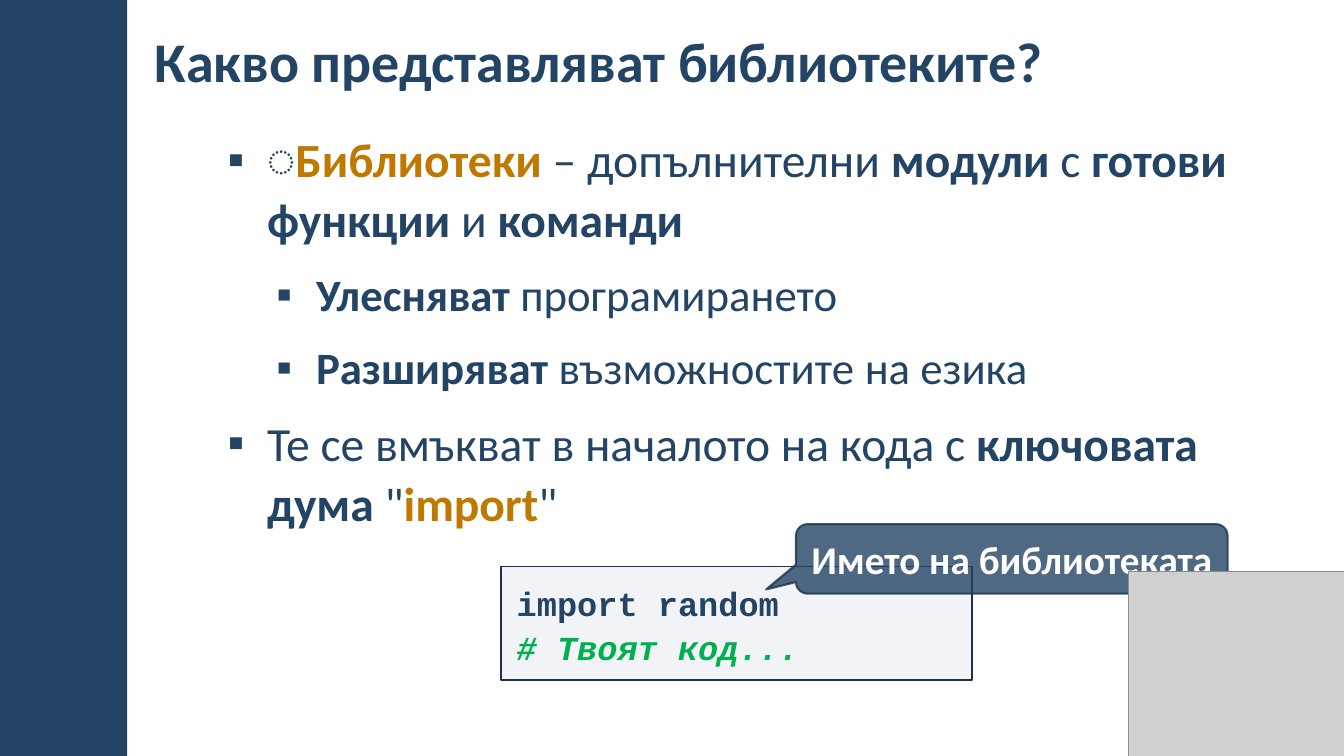
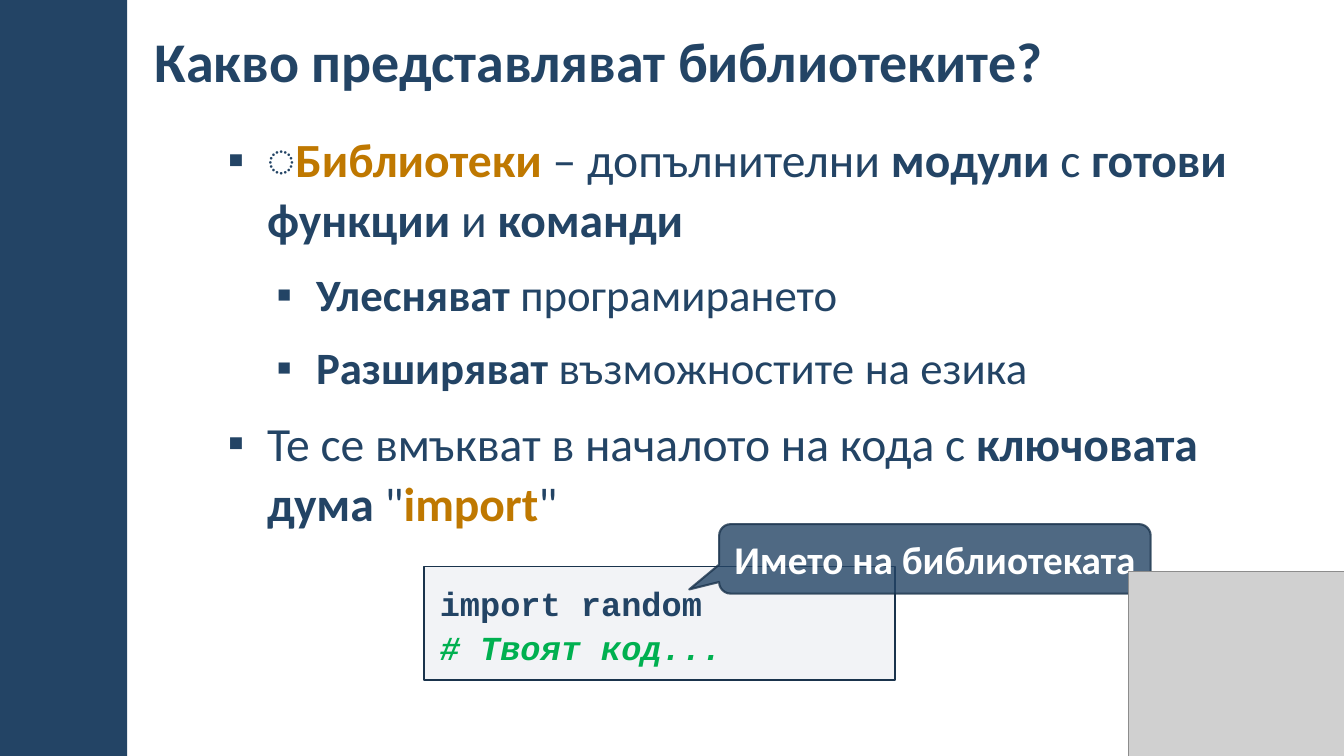
Before and after one commit to BG-IT-Edu/School-Programming, a slide deck: slide 4 of Courses/Computer-Modeling-and-IT/Computer-Modeling-and-IT-6-Class/27-{last-number}-Python/31-Libraries/31-Libraries.pptx. Drawn at 1344x756 pixels with LibreOffice and Linux fonts; fonts in the diff are those of the drawing; grey boxes stand for pictures; background and template pictures are left out. Boxes give left, top, right and bottom in pixels: in the first picture for what was removed or moved away, otherwise in the second. Text is boxed around its words. In the diff, an @@ line names an element or a change of style, - is before the commit and + after.

```diff
--- a/Courses/Computer-Modeling-and-IT/Computer-Modeling-and-IT-6-Class/27-{last-number}-Python/31-Libraries/31-Libraries.pptx
+++ b/Courses/Computer-Modeling-and-IT/Computer-Modeling-and-IT-6-Class/27-{last-number}-Python/31-Libraries/31-Libraries.pptx
@@ rounded speech box "Името на библиотеката" moved from (x1=797, y1=524, x2=1228, y2=594) to (x1=719, y1=524, x2=1150, y2=594) @@
@@ rectangle "import random" moved from (x1=501, y1=567, x2=973, y2=681) to (x1=424, y1=567, x2=896, y2=681) @@
```
Also in this commit, not shown: 2 other slides changed, 3 slides added.
